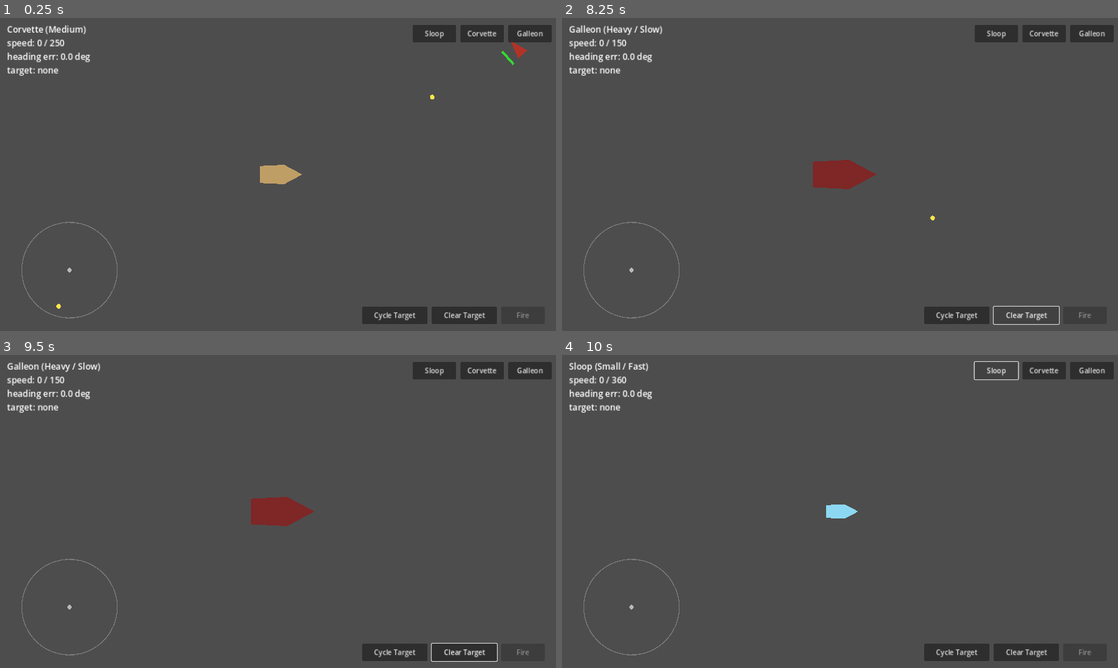
Above: before the commit, frames 1-4 (two rows, left to right).
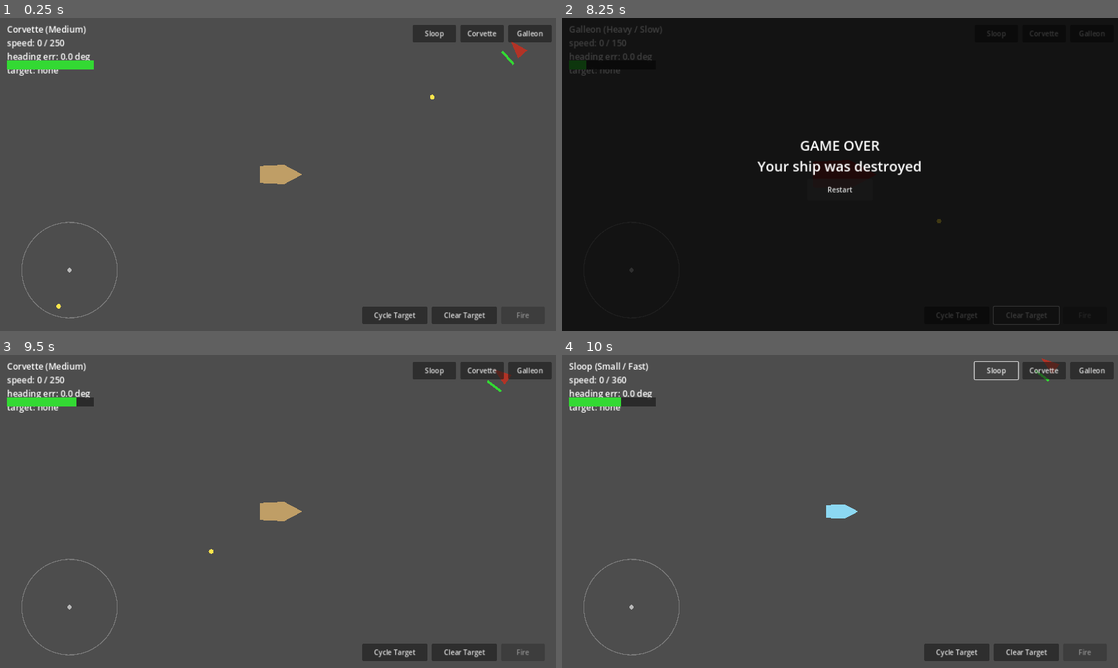
Above: after the commit, the same moments.

Repository: Inn-my/naval-rpg-prototype
Game: Godot game, scene res://scenes/Main.tscn
The game is run twice, just before and just after one commit, with the same random seed, the same clock (stepped at 60 frames per second) and the same inputs.
Inputs (mouse positions are in pixels of both pictures, inside the frame that each line leads up to):
- Up to frame 1 (0.25 s): no input
- Up to frame 2 (8.25 s): click "Sloop" at 0.5 s; click "Corvette" at 1.25 s; click "Galleon" at 2 s; click "Cycle Target" at 2.75 s; click "Clear Target" at 3.5 s; click "Sloop" at 4.25 s; click "Corvette" at 5 s; click "Galleon" at 5.75 s; click "Cycle Target" at 6.5 s; click "Fire" at 7.25 s; click "Clear Target" at 8 s
- Up to frame 3 (9.5 s): click (278, 527) at 8.75 s, where only the run after the commit has a clickable "Restart"
- Up to frame 4 (10 s): click "Sloop" at 9.5 s

The runs differ from the first frame. In frame 1, 0.5% of the frame differs, in the area x 1-17%, y 13-17%; in frame 2, 100%, in the area x 0-100%, y 0-100%; in frame 3, 1.7%; in frame 4, 0.5%.

Commit message:
Add player health bar and Game Over/restart flow
HUD health bar in the top-left tracks ship.health live. On death,
pauses the tree and shows a Game Over overlay (process_mode Always
so its Restart button still works while paused); Restart unpauses
and reloads the scene, which resets health, position, and enemies.

Co-Authored-By: Claude Sonnet 5 <noreply@anthropic.com>
Claude-Session: https://claude.ai/code/session_011FYW89h5Vw7AUAZ9GgpE9U

Diff:
--- a/scenes/Main.tscn
+++ b/scenes/Main.tscn
@@ -48,6 +48,27 @@
 offset_bottom = 90.0
 theme_override_font_sizes/font_size = 20
 text = "Corvette (Medium)"
+
+[node name="PlayerHealthBar" type="Control" parent="UI"]
+layout_mode = 3
+anchors_preset = 0
+offset_left = 16.0
+offset_top = 98.0
+offset_right = 216.0
+offset_bottom = 118.0
+mouse_filter = 2
+
+[node name="Background" type="ColorRect" parent="UI/PlayerHealthBar"]
+layout_mode = 0
+offset_right = 200.0
+offset_bottom = 20.0
+color = Color(0.15, 0.15, 0.15, 0.9)
+
+[node name="Fill" type="ColorRect" parent="UI/PlayerHealthBar"]
+layout_mode = 0
+offset_right = 200.0
+offset_bottom = 20.0
+color = Color(0.2, 0.85, 0.2, 1)
 
 [node name="PresetBar" type="HBoxContainer" parent="UI"]
 anchors_preset = 1
@@ -101,3 +122,48 @@
 layout_mode = 2
 disabled = true
 text = "Fire"
+
+[node name="GameOverOverlay" type="Control" parent="UI"]
+process_mode = 3
+visible = false
+layout_mode = 3
+anchors_preset = 15
+anchor_right = 1.0
+anchor_bottom = 1.0
+grow_horizontal = 2
+grow_vertical = 2
+
+[node name="Backdrop" type="ColorRect" parent="UI/GameOverOverlay"]
+layout_mode = 0
+anchor_right = 1.0
+anchor_bottom = 1.0
+grow_horizontal = 2
+grow_vertical = 2
+color = Color(0, 0, 0, 0.75)
+
+[node name="MessageLabel" type="Label" parent="UI/GameOverOverlay"]
+layout_mode = 0
+anchor_left = 0.5
+anchor_top = 0.5
+anchor_right = 0.5
+anchor_bottom = 0.5
+offset_left = -220.0
+offset_top = -90.0
+offset_right = 220.0
+offset_bottom = -20.0
+theme_override_font_sizes/font_size = 32
+text = "GAME OVER
+Your ship was destroyed"
+horizontal_alignment = 1
+
+[node name="RestartButton" type="Button" parent="UI/GameOverOverlay"]
+layout_mode = 0
+anchor_left = 0.5
+anchor_top = 0.5
+anchor_right = 0.5
+anchor_bottom = 0.5
+offset_left = -75.0
+offset_top = 10.0
+offset_right = 75.0
+offset_bottom = 60.0
+text = "Restart"
--- a/scripts/main.gd
+++ b/scripts/main.gd
@@ -11,6 +11,9 @@
 @onready var targeting: TargetingSystem = $Ship/TargetingSystem
 @onready var info_label: Label = $UI/InfoLabel
 @onready var fire_button: Button = $UI/TargetBar/FireButton
+@onready var player_health_fill: ColorRect = $UI/PlayerHealthBar/Fill
+@onready var game_over_overlay: Control = $UI/GameOverOverlay
+@onready var restart_button: Button = $UI/GameOverOverlay/RestartButton
 
 var _fire_cooldown_remaining: float = 0.0
 
@@ -21,9 +24,22 @@
 	$UI/TargetBar/CycleTargetButton.pressed.connect(targeting.cycle_target)
 	$UI/TargetBar/ClearTargetButton.pressed.connect(targeting.clear_target)
 	fire_button.pressed.connect(_on_fire_pressed)
+	ship.died.connect(_on_ship_died)
+	restart_button.pressed.connect(_on_restart_pressed)
 
 func _on_preset_selected(preset: ShipPreset) -> void:
 	ship.apply_preset(preset)
+
+func _on_ship_died() -> void:
+	get_tree().paused = true
+	game_over_overlay.visible = true
+
+func _on_restart_pressed() -> void:
+	# reload_current_scene() resets the ship to the position baked into
+	# Main.tscn. That's a temporary stand-in for a real checkpoint/port
+	# system planned later — revisit this once that exists.
+	get_tree().paused = false
+	get_tree().reload_current_scene()
 
 func _on_fire_pressed() -> void:
 	if _fire_cooldown_remaining > 0.0:
@@ -56,6 +72,8 @@
 		target_text,
 	]
 
+	player_health_fill.scale.x = clamp(ship.health / Ship.MAX_HEALTH, 0.0, 1.0)
+
 	if _fire_cooldown_remaining > 0.0:
 		_fire_cooldown_remaining -= delta
 	fire_button.disabled = not has_target or _fire_cooldown_remaining > 0.0
--- a/scripts/ship.gd
+++ b/scripts/ship.gd
@@ -9,8 +9,12 @@
 ## the PID math fully transparent and independent of the physics engine's
 ## own damping/inertia handling.
 
+signal died
+
+const MAX_HEALTH := 100.0
+
 @export var preset: ShipPreset
-@export var health: float = 100.0
+@export var health: float = MAX_HEALTH
 
 var linear_velocity: Vector2 = Vector2.ZERO
 var angular_velocity: float = 0.0
@@ -27,7 +31,8 @@
 	var was_alive: bool = health > 0.0
 	health -= amount
 	if was_alive and health <= 0.0:
-		print("Player ship destroyed! (health depleted) — death handling not implemented yet")
+		print("Player ship destroyed!")
+		died.emit()
 
 ## Swaps the active hull preset for live feel comparison. Keeps world
 ## position but resets heading/velocity so each hull starts from rest.
